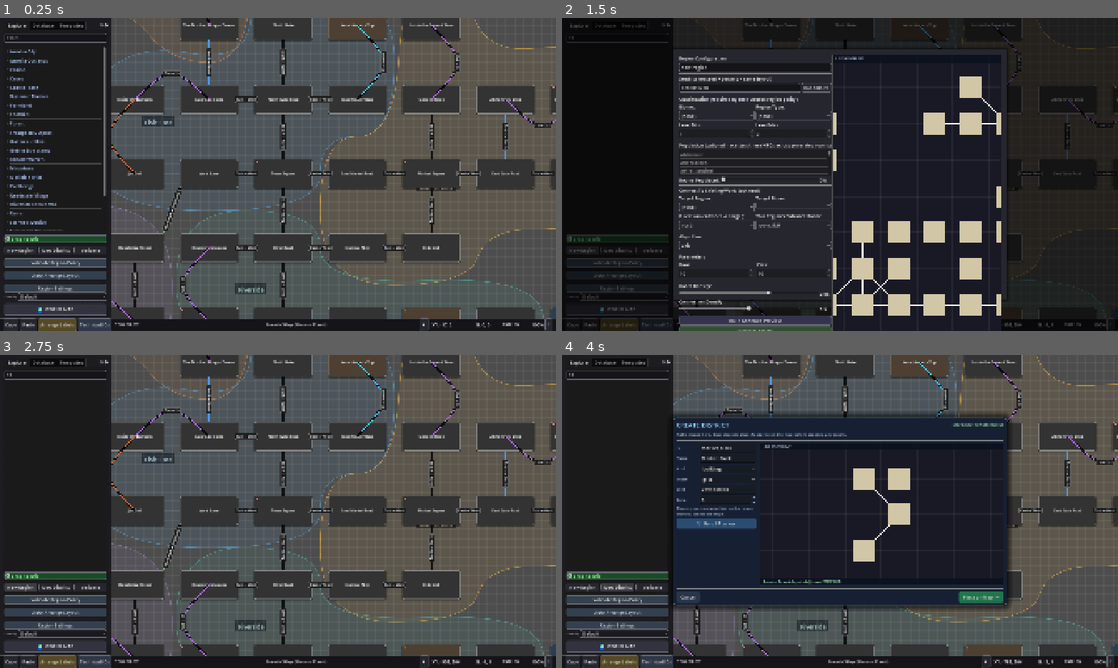
Above: before the commit, frames 1-4 (two rows, left to right).
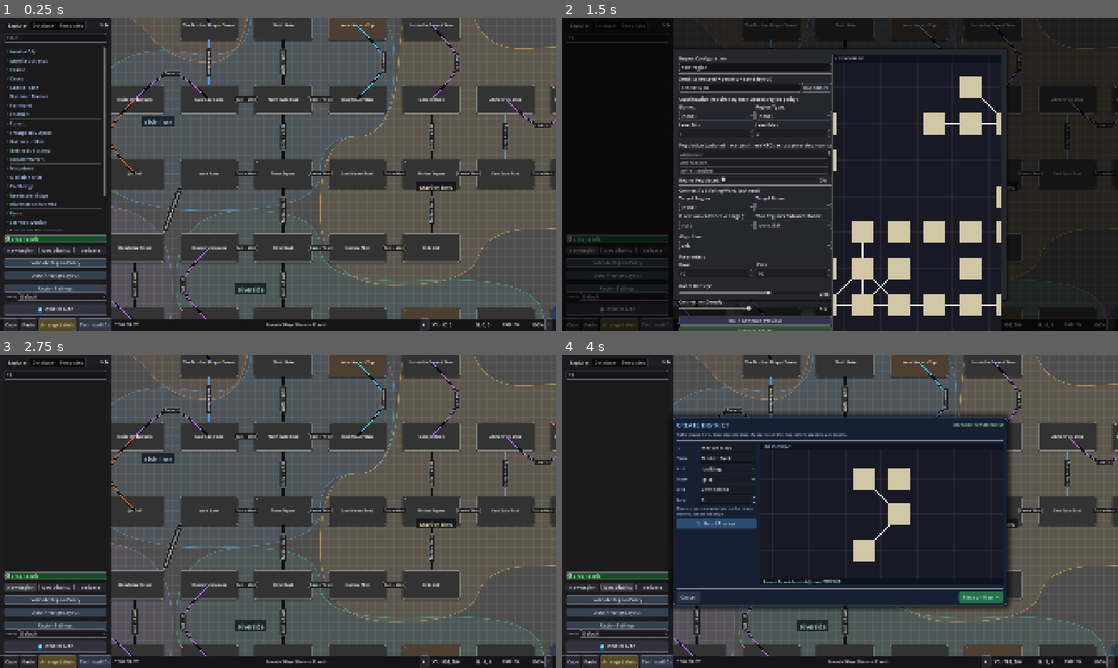
Above: after the commit, the same moments.

Repository: jbax-and-his-ai-pals/008-mud
Game: Godot game, scene res://scenes/Main.tscn
Two runs of this game, one before a commit and one after it. Both use one fixed random seed, a clock stepped at 60 frames per second and the inputs below.
Inputs (mouse positions are in pixels of both pictures, inside the frame that each line leads up to):
- Up to frame 1 (0.25 s): no input
- Up to frame 2 (1.5 s): click (617, 36) at 0.52 s; type "12" at 0.6 s; click "New Region" at 1.25 s
- Up to frame 3 (2.75 s): click "New Region" at 2 s
- Up to frame 4 (4 s): click "New District" at 2.75 s; click "New District" at 3.5 s

The runs differ from the first frame. In frame 1, 0.2% of the frame differs, in the area x 25-82%, y 32-89%; in frame 2, less than 0.1%; in frame 3, 0.2%; in frame 4, less than 0.1%.

Commit message:
Draw district labels above connection lines, not behind them
The fill and ridge for a district live on district_layer (z_index -1,
below connection_layer's 10) so connections read clearly over the
territory background. The label rode along on that same layer, so a
connection line passing behind a label's backdrop stayed exactly that --
behind the opaque backdrop, but the label content itself had no such
protection, and any part of a line poking past the backdrop's edges could
still cut across it.

Split label drawing onto its own new node, district_label_layer, stacked
above connection_layer (z_index 11). _compute_district_territory factors
the (not cheap) cell-ownership grid computation out of
_on_draw_district_backgrounds so both it and the new
_on_draw_district_labels can each request the same territory without
duplicating that logic. Also raised the label backdrop's opacity
(0.55 -> 0.72) now that it is guaranteed to be the last thing drawn there.

Verified via the Godot 4.7.2 binary: existing district smoke tests and a
full headless scene boot both stay clean, and a temporary check against
the real, auto-loaded town.json confirmed the label layer fires for all 5
districts at z_index 11 against connection_layer's 10 before being
removed.

Co-Authored-By: Claude Sonnet 5 <noreply@anthropic.com>

Diff:
--- a/mud-world-editor/scripts/controllers/GraphController.gd
+++ b/mud-world-editor/scripts/controllers/GraphController.gd
@@ -30,6 +30,7 @@
 var container: Node2D
 var connection_layer: Node2D
 var district_layer: Node2D
+var district_label_layer: Node2D
 
 # View Builders
 var local_view_builder: LocalViewBuilder
@@ -68,10 +69,11 @@
 const DISTRICT_CORRIDOR_RESERVE := 160.0
 const DISTRICT_TERRITORY_RADIUS := 176.0
 
-func setup(_container: Node2D, _conn_layer: Node2D, p_state: EditorState, p_district_layer: Node2D = null):
+func setup(_container: Node2D, _conn_layer: Node2D, p_state: EditorState, p_district_layer: Node2D = null, p_district_label_layer: Node2D = null):
 	container = _container
 	connection_layer = _conn_layer
 	district_layer = p_district_layer
+	district_label_layer = p_district_label_layer
 	editor_state = p_state
 
 	connection_layer.z_index = 10
@@ -79,6 +81,13 @@
 	if district_layer:
 		district_layer.z_index = -1
 		district_layer.draw.connect(_on_draw_district_backgrounds)
+	if district_label_layer:
+		# Above connection_layer (z_index 10): a district's fill/ridge stays
+		# behind every connection line, same as before, but its name label
+		# must never end up hidden under one -- so the label alone gets its
+		# own layer, on top of everything.
+		district_label_layer.z_index = 11
+		district_label_layer.draw.connect(_on_draw_district_labels)
 
 	local_view_builder = LOCAL_VIEW_BUILDER.new(container)
 	world_view_builder = WORLD_VIEW_BUILDER.new(container)
@@ -152,6 +161,7 @@
 	if editor_state == null: return
 	connection_layer.queue_redraw()
 	if district_layer: district_layer.queue_redraw()
+	if district_label_layer: district_label_layer.queue_redraw()
 	if current_mode == ViewMode.WORLD:
 		for node in world_view_builder.world_region_nodes.values():
 			if is_instance_valid(node): node.queue_redraw()
@@ -443,11 +453,11 @@
 	if field_index < 0: return ""
 	return str(fields[field_index]["id"])
 
-func _on_draw_district_backgrounds():
-	if current_mode != ViewMode.LOCAL or region_data.is_empty() or district_layer == null: return
-	var fields := _build_district_fields()
-	if fields.is_empty(): return
-	var font := ThemeDB.get_fallback_font()
+# The despeckled cell-ownership grid a field's territory renders from,
+# shared by the background/ridge drawer and the label drawer so a label
+# always lands on the exact same territory the fill/ridge paint -- and so
+# this whole computation, which is not cheap, only has to be written once.
+func _compute_district_territory(fields: Array) -> Dictionary:
 	var bounds := Rect2()
 	var has_bounds := false
 	for field in fields:
@@ -455,7 +465,7 @@
 			var pad_bounds := Rect2(position - Vector2(176, 176), Vector2(352, 352))
 			bounds = pad_bounds if not has_bounds else bounds.merge(pad_bounds)
 			has_bounds = true
-	if not has_bounds: return
+	if not has_bounds: return {}
 	# Shared influence cells produce a continuous territory map. Each cell
 	# has exactly one owner, so fills stay uniform; the smoothing pass below
 	# turns the exposed cell edges into curves. A finer grid keeps two
@@ -518,6 +528,16 @@
 					var room_owner := _district_reserved_room_owner(sample, fields, room_reserve)
 					if room_owner < 0 or room_owner == field_index: owners[cell] = field_index
 	owners = _despeckle_owners(owners)
+	return {"owners": owners, "cell_size": cell_size}
+
+func _on_draw_district_backgrounds():
+	if current_mode != ViewMode.LOCAL or region_data.is_empty() or district_layer == null: return
+	var fields := _build_district_fields()
+	if fields.is_empty(): return
+	var territory := _compute_district_territory(fields)
+	if territory.is_empty(): return
+	var owners: Dictionary = territory["owners"]
+	var cell_size: float = territory["cell_size"]
 	# The cell grid decides ownership; from here on it only decides *shape*.
 	# Tracing each district's own cell mask into closed loops, collapsing the
 	# staircase noise a diagonal boundary produces at this cell size, then
@@ -553,6 +573,21 @@
 			var closed := PackedVector2Array(loop)
 			closed.append(loop[0])
 			district_layer.draw_polyline(closed, ridge, ridge_width, true)
+
+# Drawn on district_label_layer, a separate node stacked above
+# connection_layer (see setup()), so a district's name is never obscured
+# by a room-to-room connection line passing behind it -- the backdrop
+# alone would hide the line, but the line would still show through/around
+# the text otherwise, and this way it never has the chance to.
+func _on_draw_district_labels():
+	if current_mode != ViewMode.LOCAL or region_data.is_empty() or district_label_layer == null: return
+	var fields := _build_district_fields()
+	if fields.is_empty(): return
+	var territory := _compute_district_territory(fields)
+	if territory.is_empty(): return
+	var owners: Dictionary = territory["owners"]
+	var cell_size: float = territory["cell_size"]
+	var font := ThemeDB.get_fallback_font()
 	const LABEL_FONT_SIZE := 20
 	for field_index in range(fields.size()):
 		var deepest_cell := _find_deepest_owned_cell(owners, field_index)
@@ -562,8 +597,8 @@
 		var color: Color = fields[field_index]["color"]
 		var text_origin := label_pos + Vector2(-title_size.x * 0.5, title_size.y * 0.3)
 		var backdrop := Rect2(text_origin + Vector2(-8, -title_size.y - 2), title_size + Vector2(16, 8))
-		district_layer.draw_rect(backdrop, Color(0.04, 0.06, 0.09, 0.55), true)
-		district_layer.draw_string(font, text_origin, title, HORIZONTAL_ALIGNMENT_LEFT, -1, LABEL_FONT_SIZE, color.lightened(0.5))
+		district_label_layer.draw_rect(backdrop, Color(0.04, 0.06, 0.09, 0.72), true)
+		district_label_layer.draw_string(font, text_origin, title, HORIZONTAL_ALIGNMENT_LEFT, -1, LABEL_FONT_SIZE, color.lightened(0.5))
 
 func _district_field_distance(point: Vector2, field: Dictionary) -> float:
 	var closest := _district_member_distance(point, field)
--- a/mud-world-editor/scripts/core/Main.gd
+++ b/mud-world-editor/scripts/core/Main.gd
@@ -34,6 +34,7 @@
 @onready var ui_layer = $UILayer
 var grid_layer: GridLayer
 var district_layer: Node2D
+var district_label_layer: Node2D
 
 func _ready():
 	region_mgr = RegionManager.new()
@@ -46,10 +47,11 @@
 	grid_layer.setup(main_camera)
 	grid_layer.visible = false
 	district_layer = Node2D.new(); district_layer.name = "DistrictLayer"; add_child(district_layer); move_child(district_layer, 1)
+	district_label_layer = Node2D.new(); district_label_layer.name = "DistrictLabelLayer"; add_child(district_label_layer)
 
 	ui_mgr = EditorUIManager.new(); ui_mgr.setup(ui_layer)
 	inspector = InspectorController.new(); inspector.setup(ui_layer, region_mgr, world_mgr, database_mgr)
-	graph_controller = GraphController.new(); graph_controller.setup(room_container, connection_layer, state, district_layer)
+	graph_controller = GraphController.new(); graph_controller.setup(room_container, connection_layer, state, district_layer, district_label_layer)
 	camera_controller = CameraController.new(); camera_controller.setup(main_camera, ui_mgr)
 	action_handler = ActionHandler.new(); action_handler.setup(self, state, cmd_proc, region_mgr, world_mgr, graph_controller, ui_mgr, inspector)
 	action_handler.district_preview_changed.connect(func(preview):
